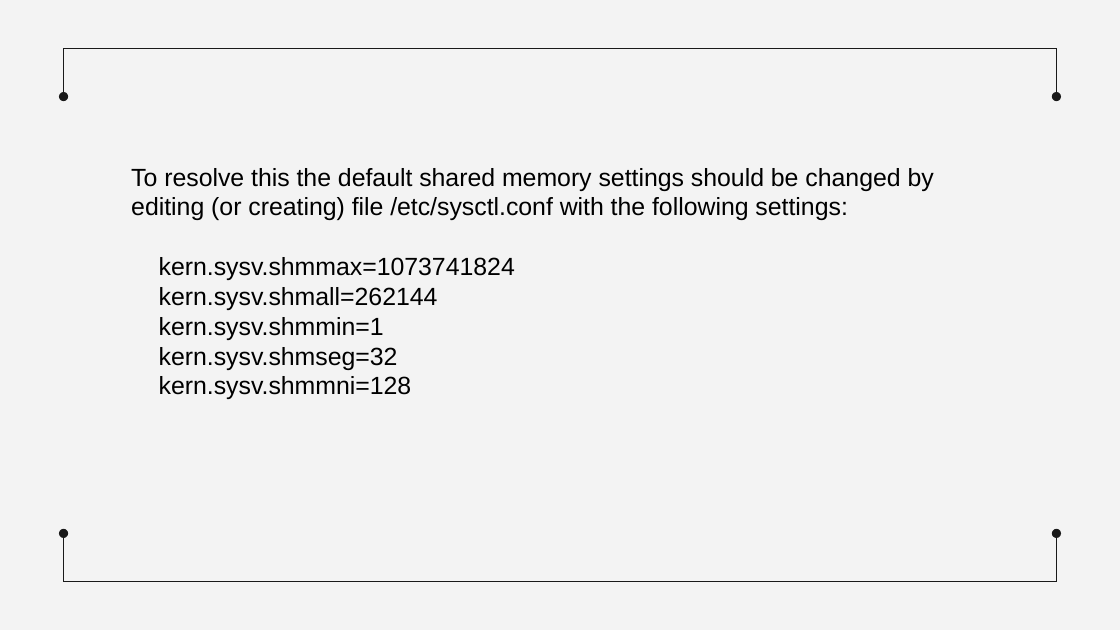
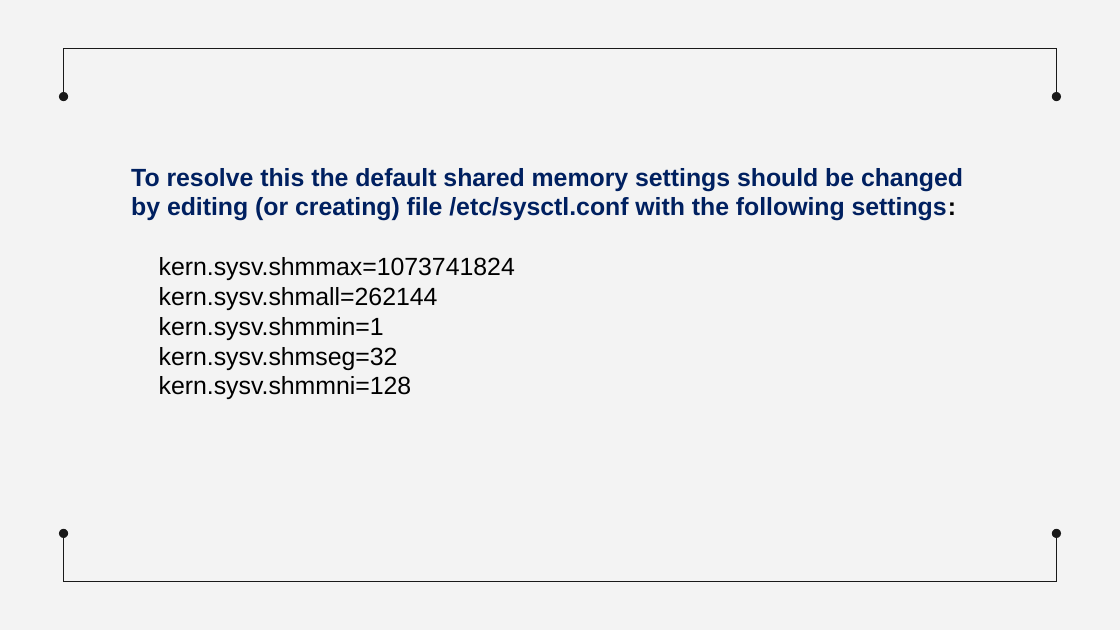
Before and after one commit to MahmoudEssam707/Operating-System, a slide deck: slide 23 of Presentaion on Shared Memory Machines/Sharing Memory Machines - Copy.pptx. Drawn at 1120x630 pixels with LibreOffice and Linux fonts; fonts in the diff are those of the drawing. Boxes give left, top, right and bottom in pixels: in the first picture for what was removed or moved away, otherwise in the second. Text is boxed around its words. In the diff, an @@ line names an element or a change of style, - is before the commit and + after.

```diff
--- a/Presentaion on Shared Memory Machines/Sharing Memory Machines - Copy.pptx
+++ b/Presentaion on Shared Memory Machines/Sharing Memory Machines - Copy.pptx
@@ text at [131, 168, 963, 221]: text colour #000000 to #002060, bold on in "To resolve this the default shared memory ..." @@
```
Also in this commit, not shown: 3 other slides changed.
